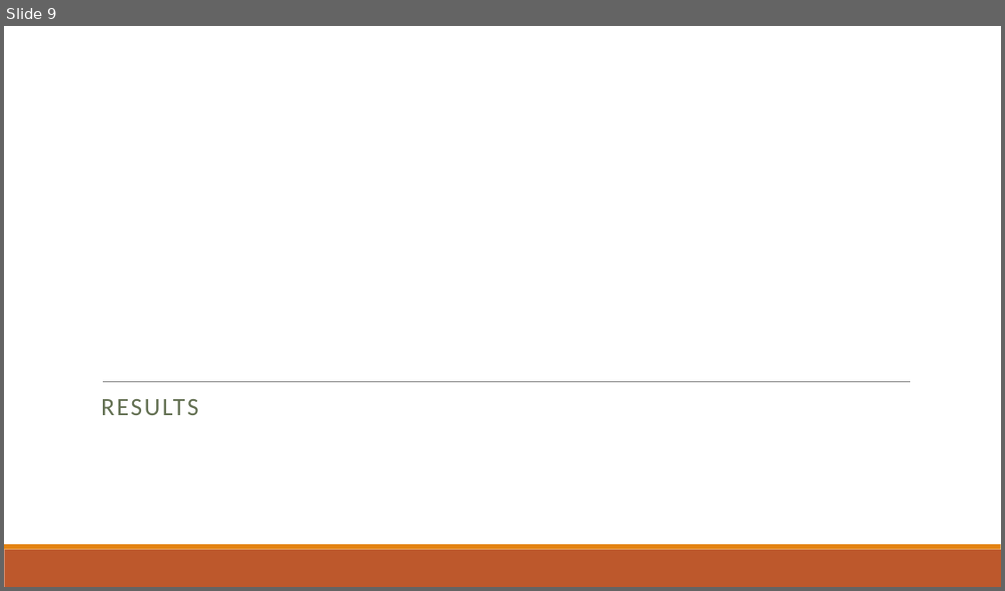
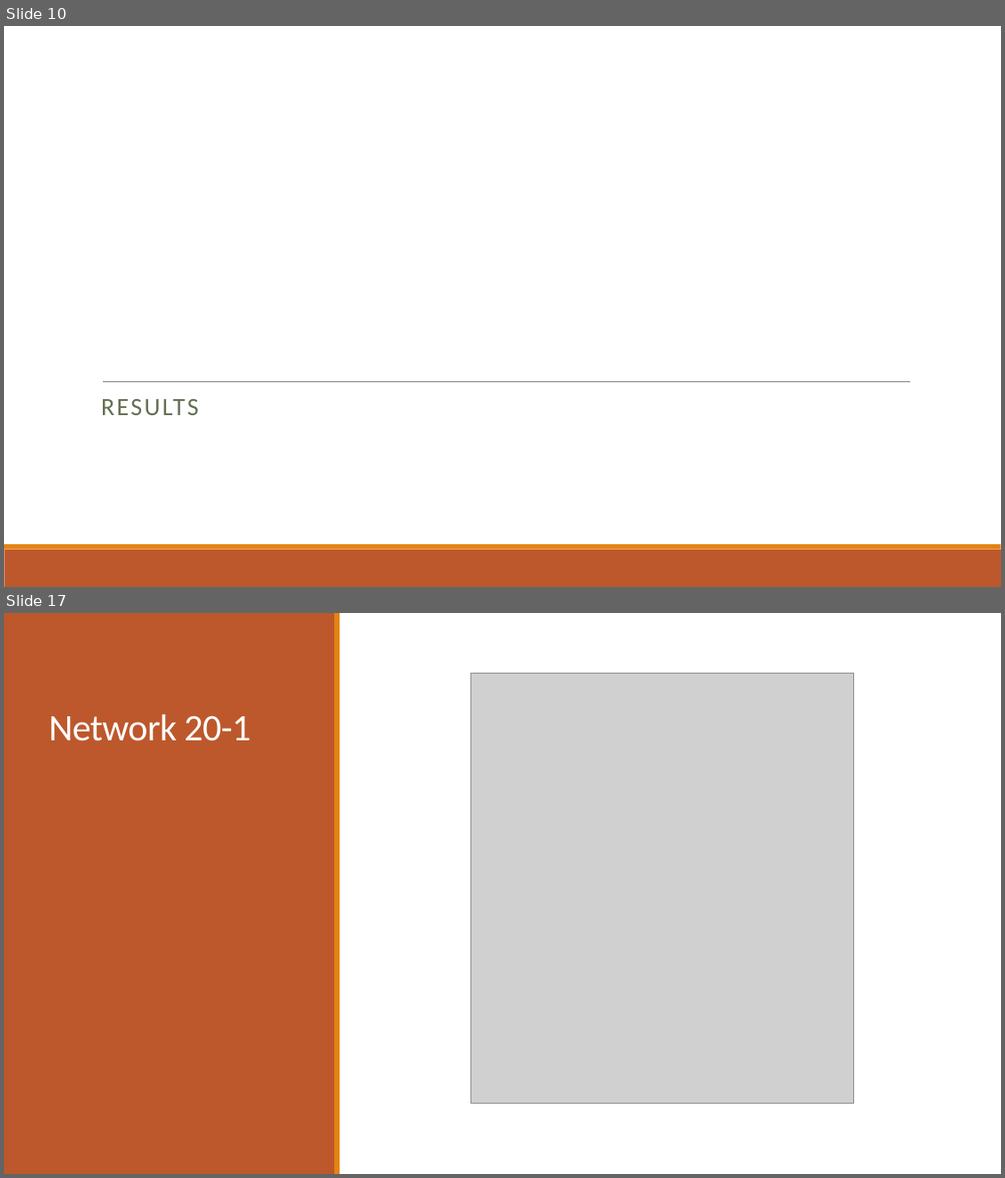
Before and after one commit to dyaom/REHS-2019, a slide deck: Cataract.pptx. Shown one above the other, each under a label of ours: slide 9 before the commit, slides 10 and 17 after it; the slides between them are not shown. The pictures are 1005x591 and 1005x1178 pixels, drawn with LibreOffice and Linux fonts; fonts in the diff are those of the drawing; grey boxes stand for pictures. Boxes give left, top, right and bottom in pixels: in the first picture for what was removed or moved away, otherwise in the second. Text is boxed around its words. In the diff, an @@ line names an element or a change of style, - is before the commit and + after.

```diff
--- a/Cataract.pptx
+++ b/Cataract.pptx
@@ slide 17 added at (4, 613, 1001, 1174), background #FFFFFF @@
@@ rectangle added at (4, 613, 335, 1174), fill #BD582C @@
@@ rectangle added at (334, 613, 340, 1174), fill #E48312 @@
@@ picture added at (470, 673, 853, 1103) @@
@@ title added at (48, 714, 251, 741), 36 pt, text #FFFFFF @@
+Network 20-1
@@ what was slide 9 is now slide 10 @@
```
Also in this commit, not shown: 2 slides changed, 8 other slides added, 20 other files.
